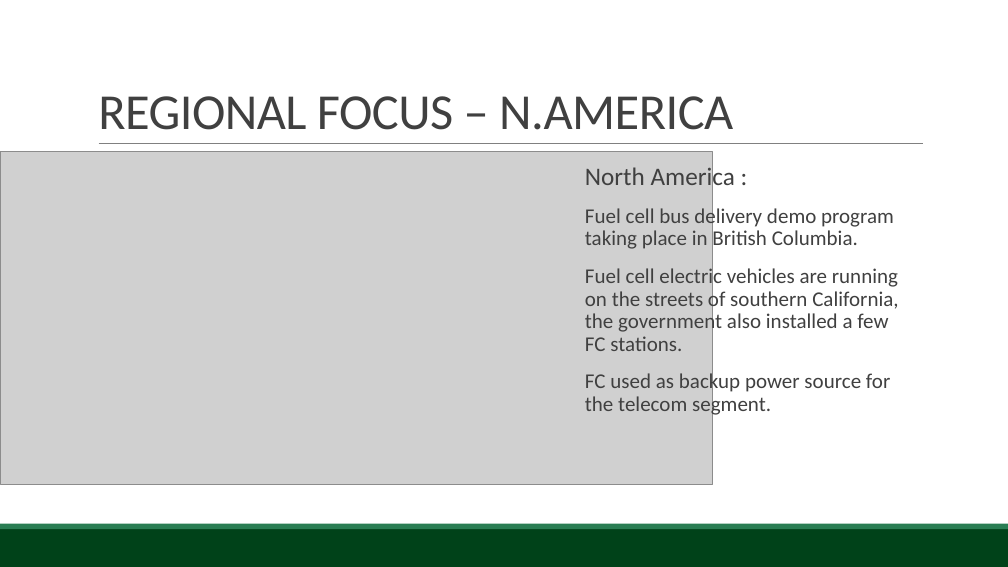
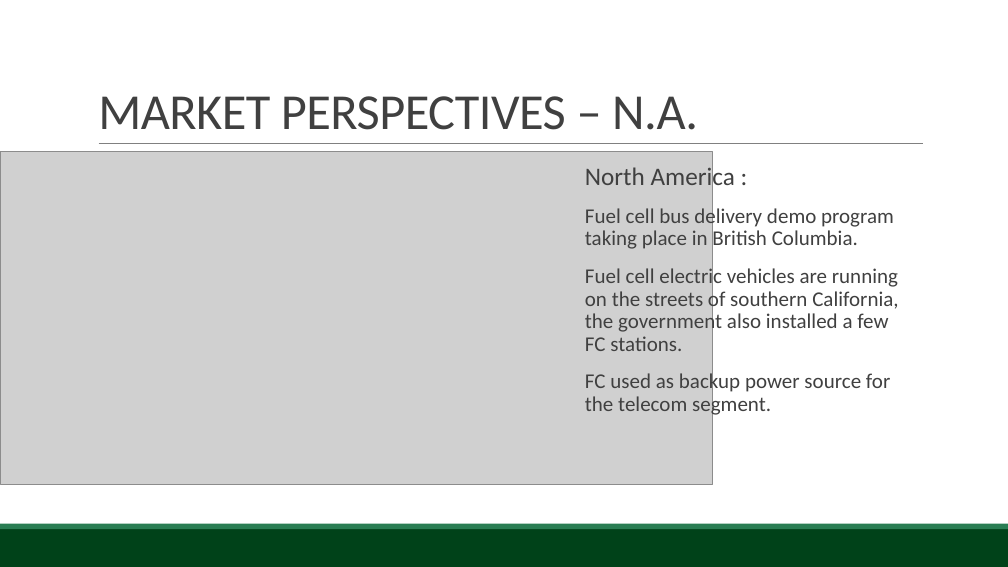
Before and after one commit to BambuGMS/Industry-Analysis-Report, a slide deck: slide 13 of Assignments/Presentations/2015.04.15Presentation_0.1.pptx (slide 11 before the commit). Drawn at 1008x567 pixels with LibreOffice and Linux fonts; fonts in the diff are those of the drawing; grey boxes stand for pictures; background and template pictures are left out. Boxes give left, top, right and bottom in pixels: in the first picture for what was removed or moved away, otherwise in the second. Text is boxed around its words. In the diff, an @@ line names an element or a change of style, - is before the commit and + after.

```diff
--- a/Assignments/Presentations/2015.04.15Presentation_0.1.pptx
+++ b/Assignments/Presentations/2015.04.15Presentation_0.1.pptx
@@ title at bbox=[98, 96, 698, 130]: text changed @@
-REGIONAL FOCUS – N.AMERICA
+MARKET PERSPECTIVES – N.A.
```
Also in this commit, not shown: 6 other slides changed, 5 slides added, 2 slides removed.
